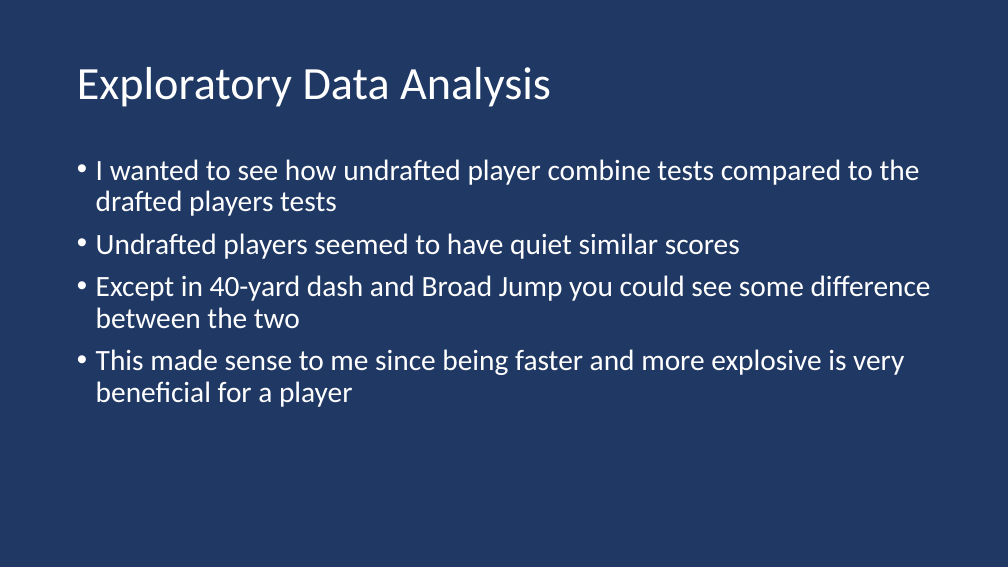
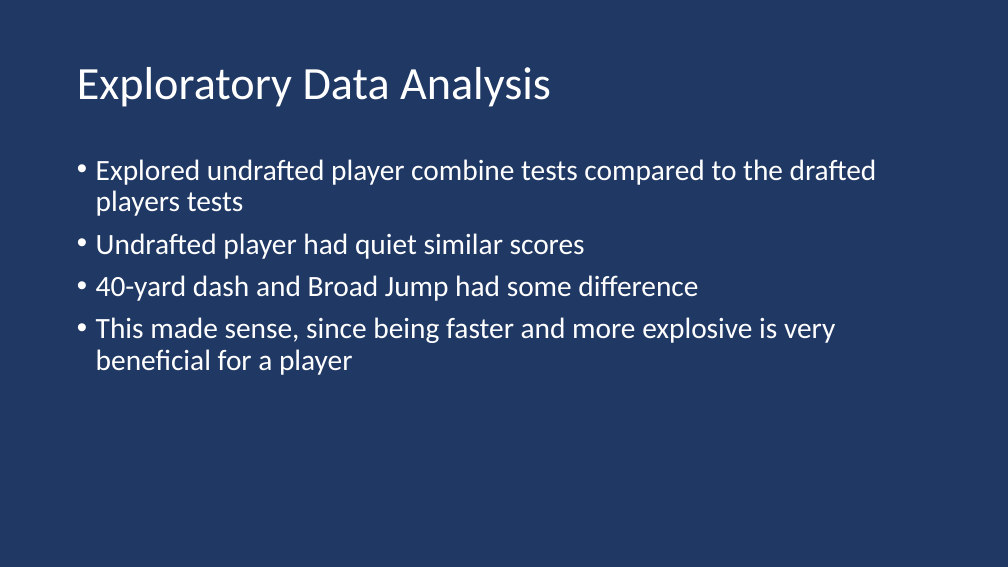
Before and after one commit to jkurt13/CapstoneTwo, a slide deck: slide 5 of Reports/Final_Report_Presentation.pptx (slide 4 before the commit). Drawn at 1008x567 pixels with LibreOffice and Linux fonts; fonts in the diff are those of the drawing. Boxes give left, top, right and bottom in pixels: in the first picture for what was removed or moved away, otherwise in the second. Text is boxed around its words. In the diff, an @@ line names an element or a change of style, - is before the commit and + after.

```diff
--- a/Reports/Final_Report_Presentation.pptx
+++ b/Reports/Final_Report_Presentation.pptx
@@ text at [96, 159, 877, 375]: text changed @@
-• I wanted to see how undrafted player combine tests compared to the drafted players tests
-• Undrafted players seemed to have quiet similar scores
-• Except in 40-yard dash and Broad Jump you could see some difference between the two
-• This made sense to me since being faster and more explosive is very beneficial for a player
+• Explored undrafted player combine tests compared to the drafted players tests
+• Undrafted player had quiet similar scores
+• 40-yard dash and Broad Jump had some difference
+• This made sense, since being faster and more explosive is very beneficial for a player
```
Also in this commit, not shown: 4 other slides changed, 1 slide added.
